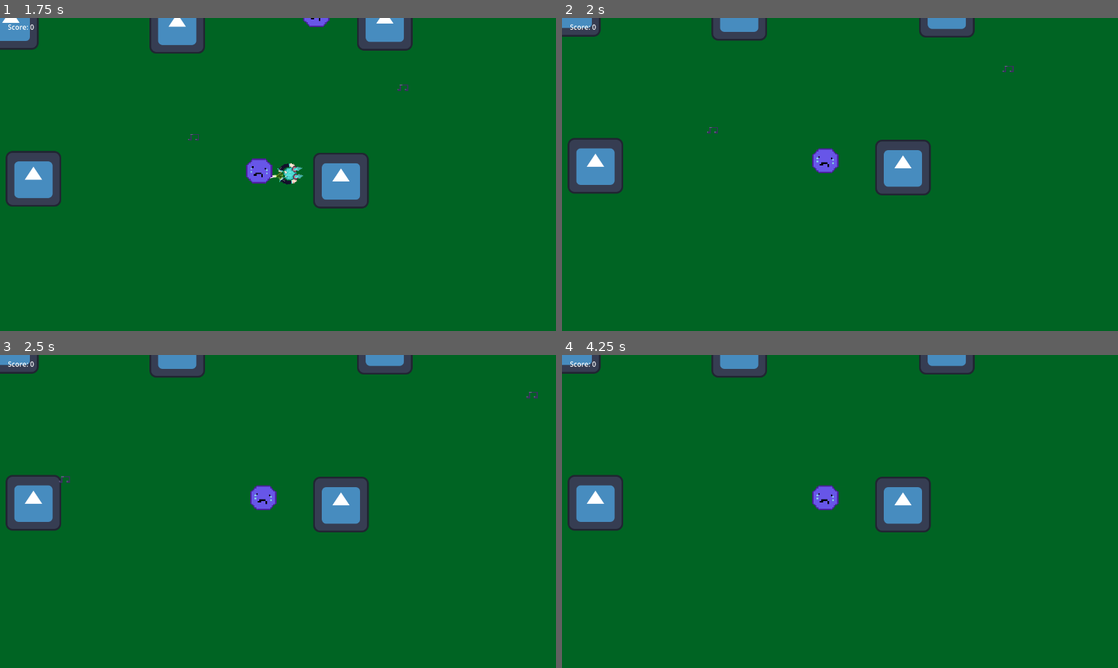
Above: before the commit, frames 1-4 (two rows, left to right).
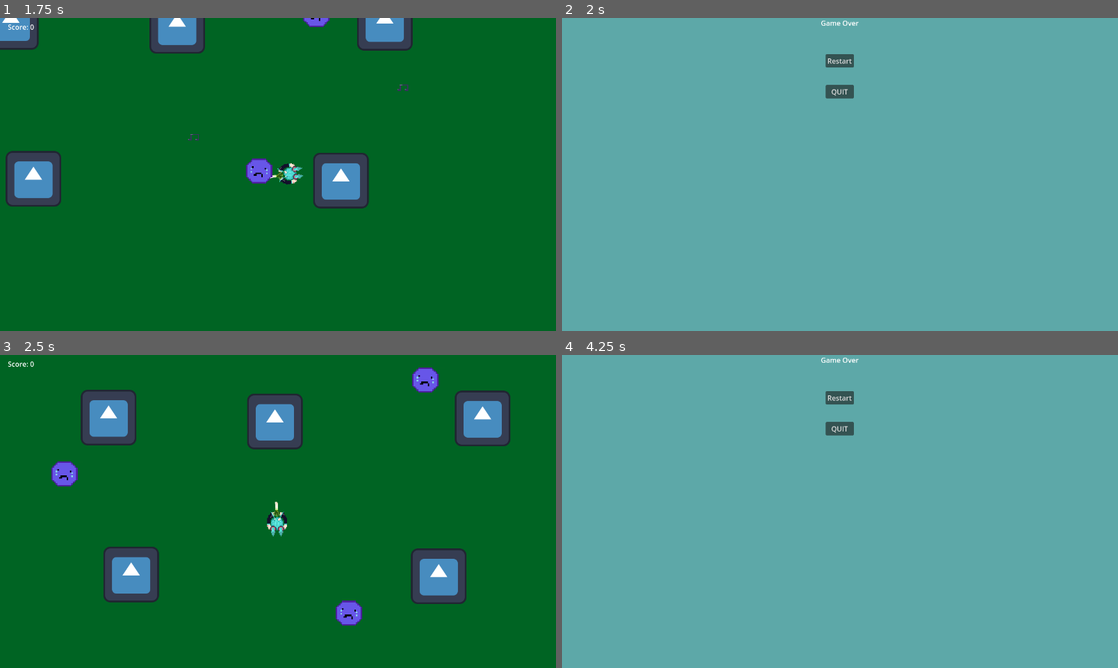
Above: after the commit, the same moments.

Repository: AsaM1taka/Shooter-Game
Game: Godot game, scene res://Scenes/shoot er.tscn
The game is run twice, just before and just after one commit, with the same random seed, the same clock (stepped at 60 frames per second) and the same inputs. The engine's default icon, where the game draws it, is replaced by a stand-in: a white triangle on a blue panel in a dark square.
Inputs (mouse positions are in pixels of both pictures, inside the frame that each line leads up to):
- Up to frame 1 (1.75 s): move the mouse to (400, 158) at 0.52 s; hold D (move_right) 0.53-1.28 s; click (400, 158) at 0.6 s; move the mouse to (166, 190) at 1.27 s; hold S (move_down) from 1.28 s (still down); click (166, 190) at 1.35 s
- Up to frame 2 (2 s): keep holding S (move_down)
- Up to frame 3 (2.5 s): release S (move_down) at 2 s; click (278, 398) at 2 s, where only the run after the commit has a clickable "Restart"
- Up to frame 4 (4.25 s): move the mouse to (895, 442) at 2.77 s; hold D (move_right) 2.78-3.53 s; click (895, 442) at 2.85 s; move the mouse to (812, 574) at 3.52 s; hold W (move_up) from 3.53 s (still down); click (812, 574) at 3.6 s

Frame 1 is identical in both runs. In frame 2, 100% of the frame differs, in the area x 0-100%, y 0-100%; in frame 3, 16%; in frame 4, 100%.

Commit message:
game over screen

Diff:
--- /dev/null
+++ b/shooter-shooter/Scenes/game_over.tscn
@@ -0,0 +1,44 @@
+[gd_scene load_steps=3 format=3 uid="uid://bmj6wd56ghij1"]
+
+[ext_resource type="Script" uid="uid://brwvihk5q71qf" path="res://scripts/game_over.gd" id="1_ojehl"]
+
+[sub_resource type="StyleBoxFlat" id="StyleBoxFlat_i2yjh"]
+bg_color = Color(0.363322, 0.658696, 0.656377, 1)
+
+[node name="GameOver" type="CanvasLayer"]
+script = ExtResource("1_ojehl")
+
+[node name="PanelContainer" type="PanelContainer" parent="."]
+offset_right = 1280.0
+offset_bottom = 720.0
+theme_override_styles/panel = SubResource("StyleBoxFlat_i2yjh")
+
+[node name="MarginContainer" type="MarginContainer" parent="PanelContainer"]
+layout_mode = 2
+
+[node name="Rows" type="VBoxContainer" parent="PanelContainer/MarginContainer"]
+layout_mode = 2
+theme_override_constants/separation = 60
+
+[node name="Title" type="Label" parent="PanelContainer/MarginContainer/Rows"]
+layout_mode = 2
+text = "Game Over"
+horizontal_alignment = 1
+
+[node name="CenterContainer" type="CenterContainer" parent="PanelContainer/MarginContainer/Rows"]
+layout_mode = 2
+
+[node name="VBoxContainer" type="VBoxContainer" parent="PanelContainer/MarginContainer/Rows/CenterContainer"]
+layout_mode = 2
+theme_override_constants/separation = 40
+
+[node name="restart" type="Button" parent="PanelContainer/MarginContainer/Rows/CenterContainer/VBoxContainer"]
+layout_mode = 2
+text = "Restart"
+
+[node name="quit" type="Button" parent="PanelContainer/MarginContainer/Rows/CenterContainer/VBoxContainer"]
+layout_mode = 2
+text = "QUIT"
+
+[connection signal="pressed" from="PanelContainer/MarginContainer/Rows/CenterContainer/VBoxContainer/restart" to="." method="_on_restart_pressed"]
+[connection signal="pressed" from="PanelContainer/MarginContainer/Rows/CenterContainer/VBoxContainer/quit" to="." method="_on_quit_pressed"]
--- /dev/null
+++ b/shooter-shooter/scripts/game_over.gd
@@ -0,0 +1,9 @@
+extends CanvasLayer
+
+
+func _on_restart_pressed() -> void:
+	get_tree().change_scene_to_file("res://Scenes/shoot er.tscn")
+
+
+func _on_quit_pressed() -> void:
+	get_tree().quit()
--- a/shooter-shooter/scripts/world.gd
+++ b/shooter-shooter/scripts/world.gd
@@ -9,4 +9,5 @@
 
 func _on_player_died():
 	print("gameover")
-	get_tree().create_timer(3).timeout.connect(get_tree().reload_current_scene)
+	#get_tree().create_timer(3).timeout.connect(get_tree().reload_current_scene)
+	get_tree().change_scene_to_file("res://Scenes/game_over.tscn")
Binary file added: shooter-shooter/Assets/grasstile.png
Not shown, added: shooter-shooter/Assets/grasstile.png.import
Binary file added: shooter-shooter/Assets/vocaloid/VOC-IT.ttf
Binary file added: shooter-shooter/Assets/vocaloid/VOC-RE.ttf
Not shown, added: shooter-shooter/scripts/game_over.gd.uid
